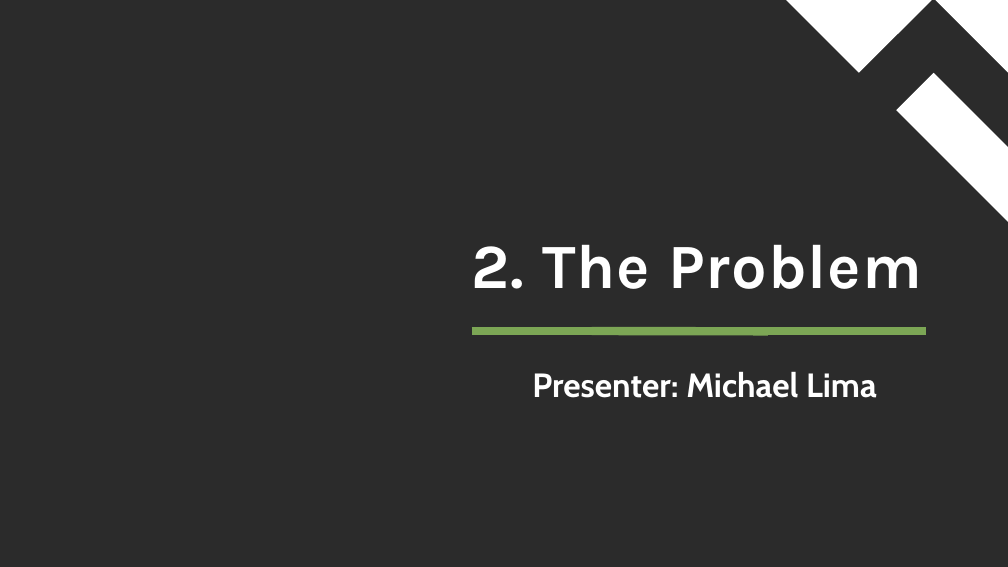
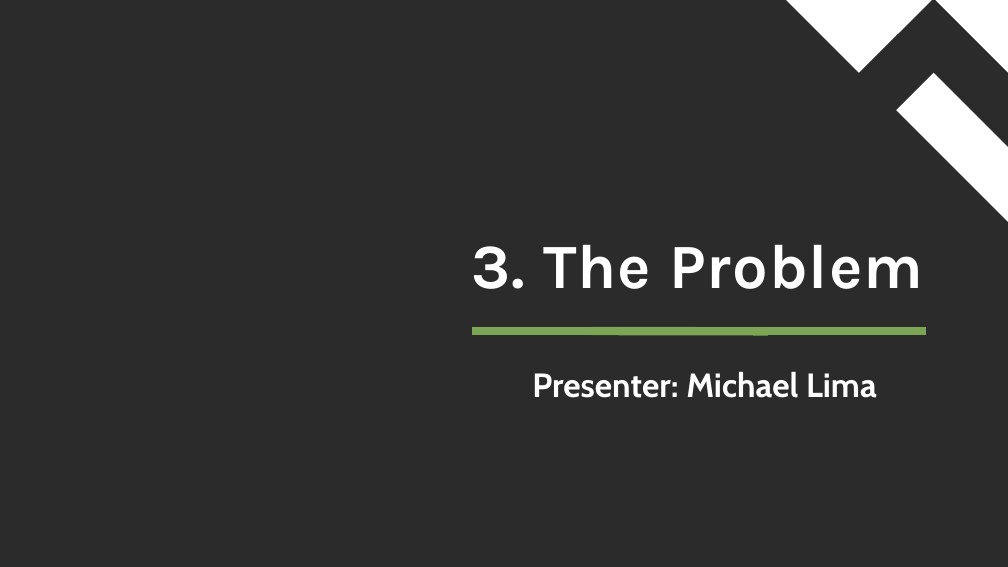
Before and after one commit to dmusili/creditcardfrauddetection, a slide deck: slide 5 of Credit Card Fraud Detection.pptx. Drawn at 1008x567 pixels with LibreOffice and Linux fonts; fonts in the diff are those of the drawing; background and template pictures are left out; a plain dark background stands for a picture behind light text. Boxes give left, top, right and bottom in pixels: in the first picture for what was removed or moved away, otherwise in the second. Text is boxed around its words. In the diff, an @@ line names an element or a change of style, - is before the commit and + after.

```diff
--- a/Credit Card Fraud Detection.pptx
+++ b/Credit Card Fraud Detection.pptx
@@ title at (472,244,923,289): text changed @@
-2. The Problem
+3. The Problem
```
Also in this commit, not shown: 8 other slides changed.
